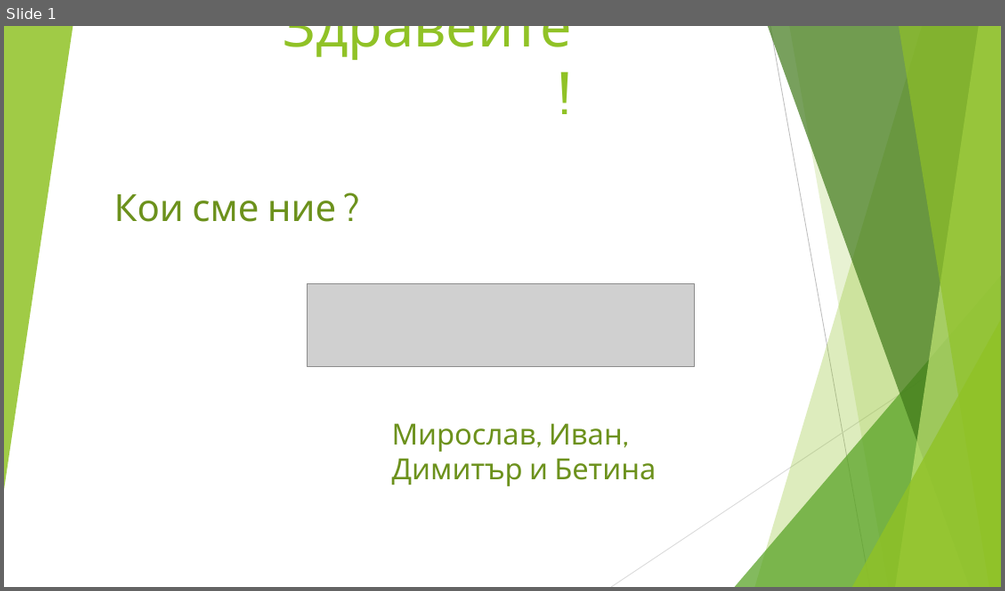
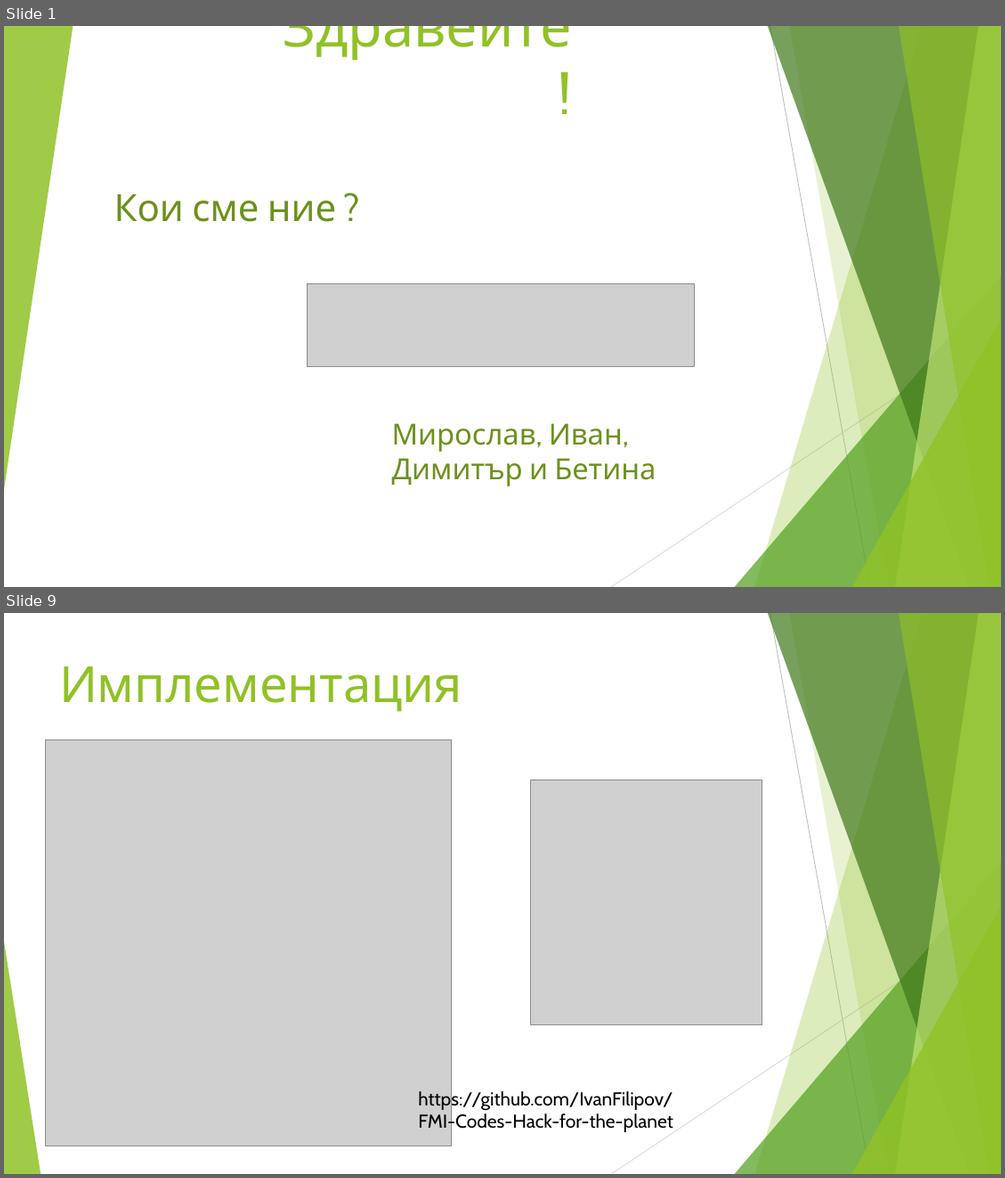
Before and after one commit to IvanFilipov/FMI-Codes-Hack-for-the-planet, a slide deck: Presentation.pptx. Shown one above the other, each under a label of ours: slide 1 before the commit, slides 1 and 9 after it; the slides between them are not shown. The pictures are 1005x591 and 1005x1178 pixels, drawn with LibreOffice and Linux fonts; fonts in the diff are those of the drawing; grey boxes stand for pictures. Boxes give left, top, right and bottom in pixels: in the first picture for what was removed or moved away, otherwise in the second. Text is boxed around its words. In the diff, an @@ line names an element or a change of style, - is before the commit and + after.

```diff
--- a/Presentation.pptx
+++ b/Presentation.pptx
@@ slide 9 added at (x1=4, y1=613, x2=1001, y2=1174), background #FFFFFF; not listed: 9 template elements that a slide beside it also shows @@
@@ title added at (x1=59, y1=666, x2=462, y2=712), 48 pt, text #90C226 @@
+Имплементация
@@ picture added at (x1=45, y1=739, x2=451, y2=1145) @@
@@ picture added at (x1=531, y1=779, x2=762, y2=1026) @@
@@ triangle added at (x1=4, y1=941, x2=40, y2=1174), fill #90C226 at 85% opacity @@
@@ text added at (x1=418, y1=1089, x2=673, y2=1133), 18 pt, text #000000 @@
+https://github.com/IvanFilipov/FMI-Codes-Hack-for-the-planet
```
Also in this commit, not shown: 2 slides changed, 8 other slides added, 3 slides removed.
